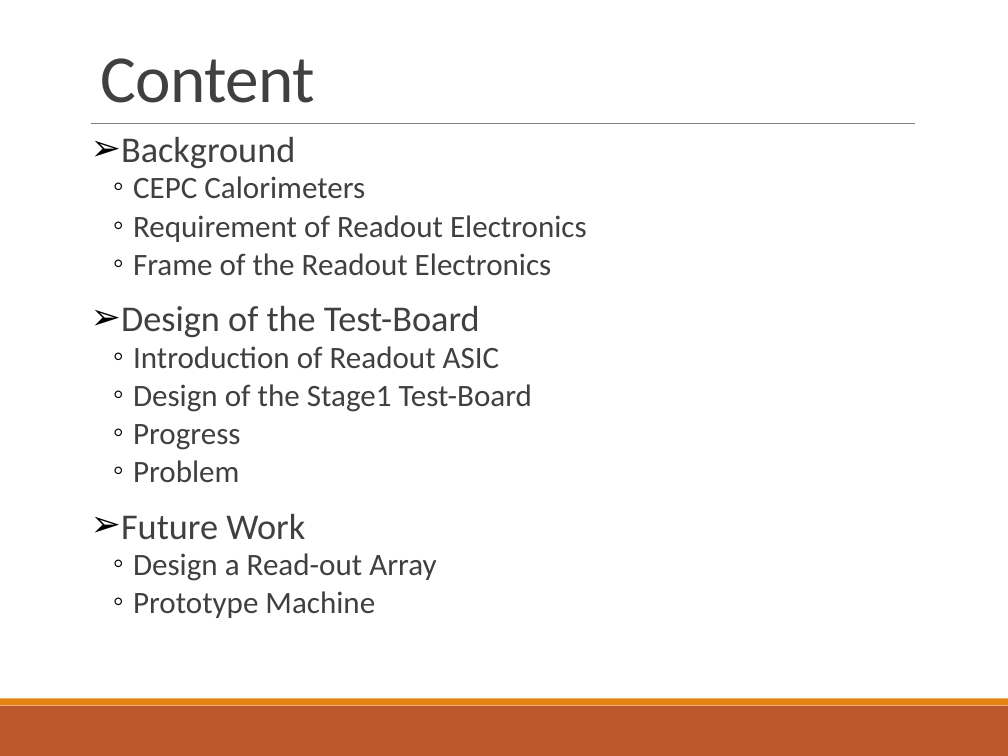
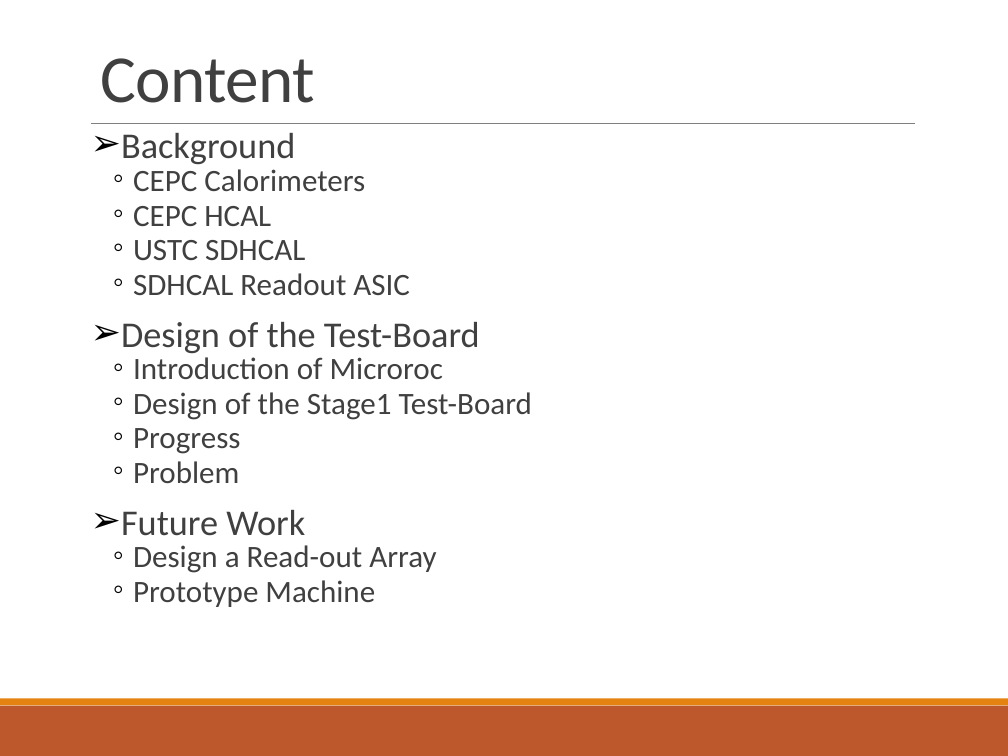
Before and after one commit to wyu0725/SDHCAL_DAQ, a slide deck: slide 2 of Slides/DHCAL_ReadOutElectronics.pptx. Drawn at 1008x756 pixels with LibreOffice and Linux fonts; fonts in the diff are those of the drawing. Boxes give left, top, right and bottom in pixels: in the first picture for what was removed or moved away, otherwise in the second. Text is boxed around its words. In the diff, an @@ line names an element or a change of style, - is before the commit and + after.

```diff
--- a/Slides/DHCAL_ReadOutElectronics.pptx
+++ b/Slides/DHCAL_ReadOutElectronics.pptx
@@ text at [121, 133, 532, 607]: line spacing 0.8 to 0.7 @@
@@ text at [133, 206, 410, 295]: text changed @@
-  ◦ Requirement of Readout Electronics
-  ◦ Frame of the Readout Electronics
+  ◦ CEPC HCAL
+  ◦ USTC SDHCAL
+  ◦ SDHCAL Readout ASIC
@@ text at [133, 357, 443, 379]: text changed @@
-  ◦ Introduction of Readout ASIC
+  ◦ Introduction of Microroc
```
Also in this commit, not shown: 2 other slides changed, 6 slides added.
